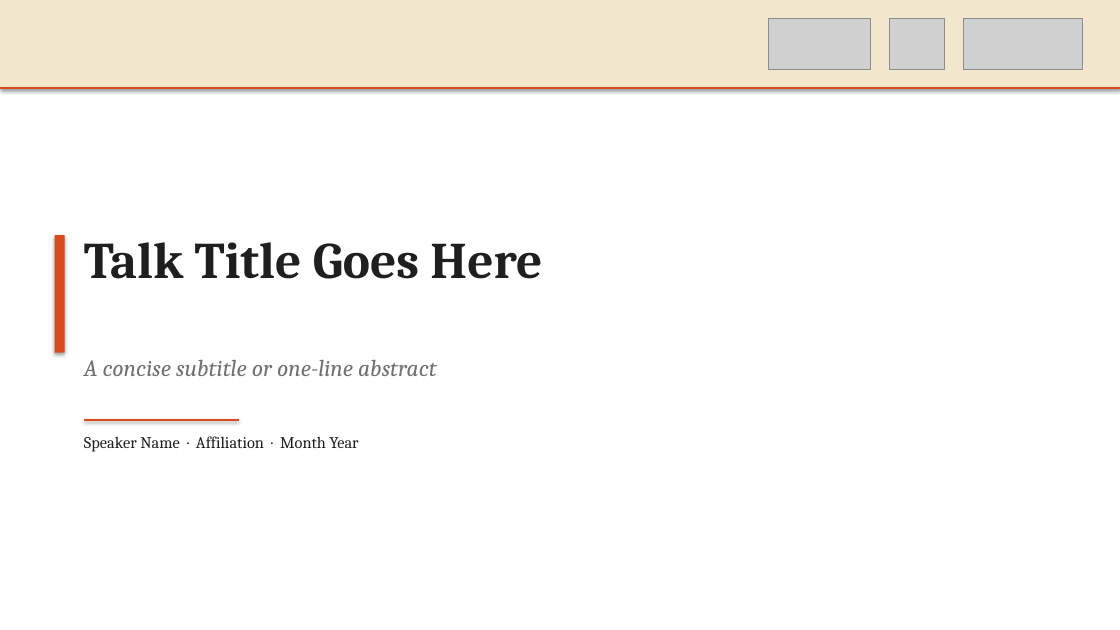
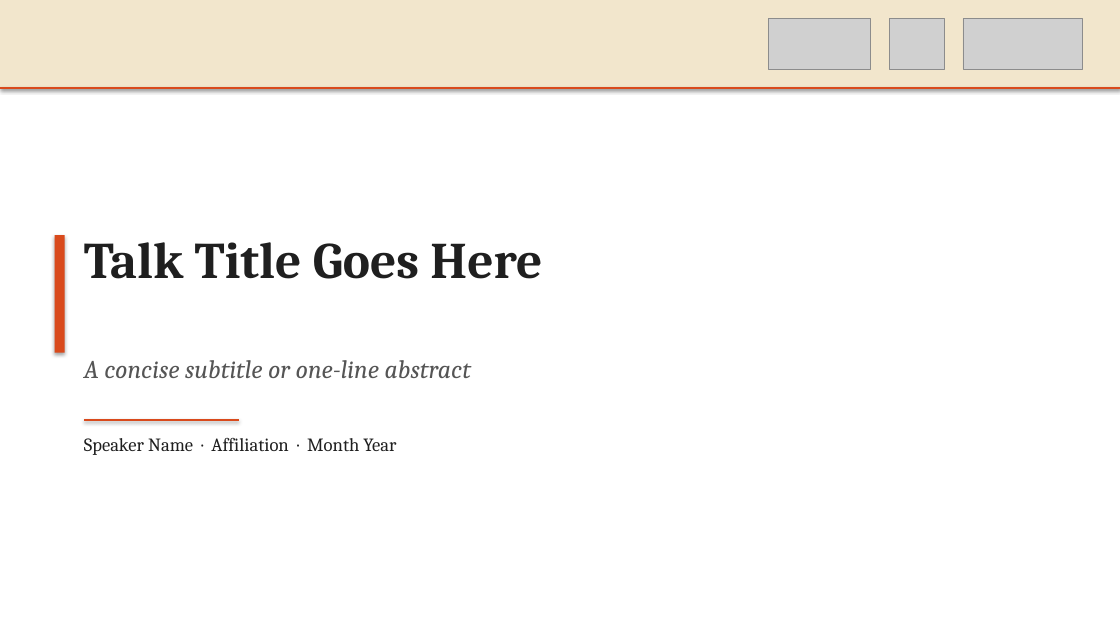
Before and after one commit to preordinary/KCLNLP_SlidesTemplate, a slide deck: slide 1 of templates/tree_yellow_texture/KCLNLP_TreeYellow.pptx. Drawn at 1120x630 pixels with LibreOffice and Linux fonts; fonts in the diff are those of the drawing; grey boxes stand for pictures. Boxes give left, top, right and bottom in pixels: in the first picture for what was removed or moved away, otherwise in the second. Text is boxed around its words. In the diff, an @@ line names an element or a change of style, - is before the commit and + after.

```diff
--- a/templates/tree_yellow_texture/KCLNLP_TreeYellow.pptx
+++ b/templates/tree_yellow_texture/KCLNLP_TreeYellow.pptx
@@ text "A concise subtitle or one-line ..." at (84,360,471,378): size 20 to 22 pt, text colour #707070 to #555555 @@
@@ text "Speaker Name · Affiliation · ..." at (84,438,396,455): size 14 to 16 pt @@
```
Also in this commit, not shown: 4 other slides changed, 2 other files.
